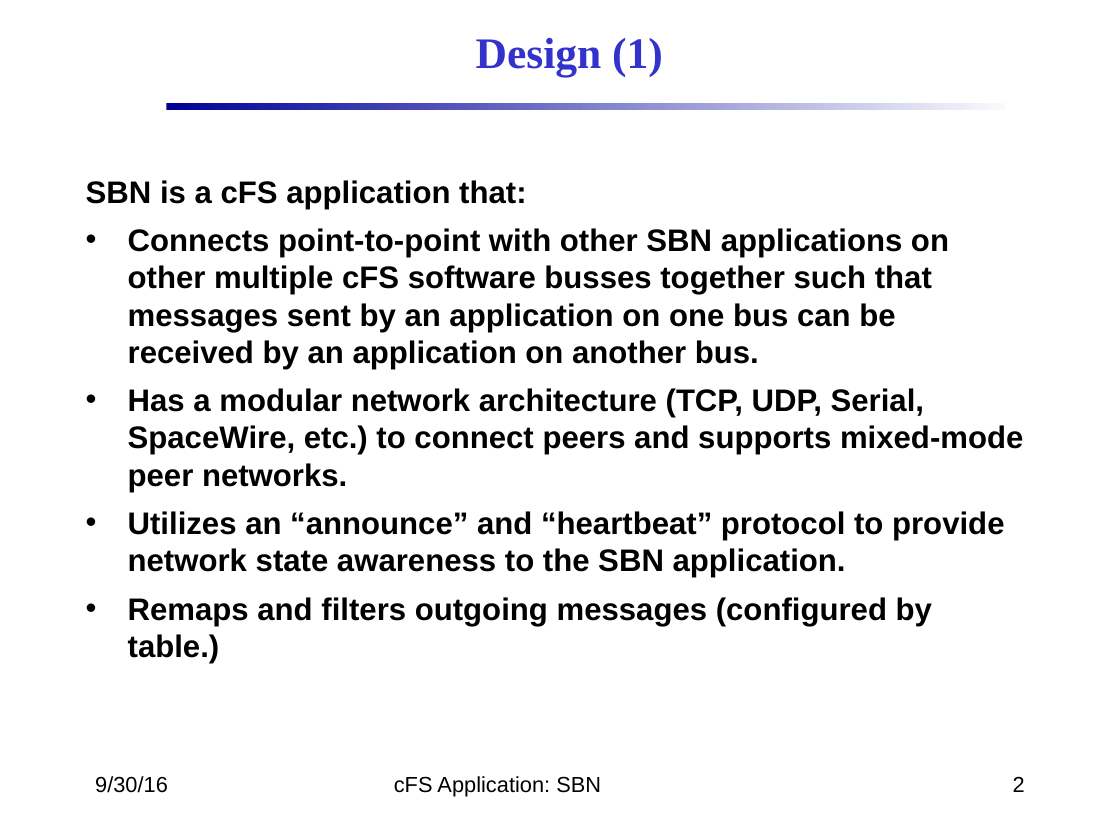
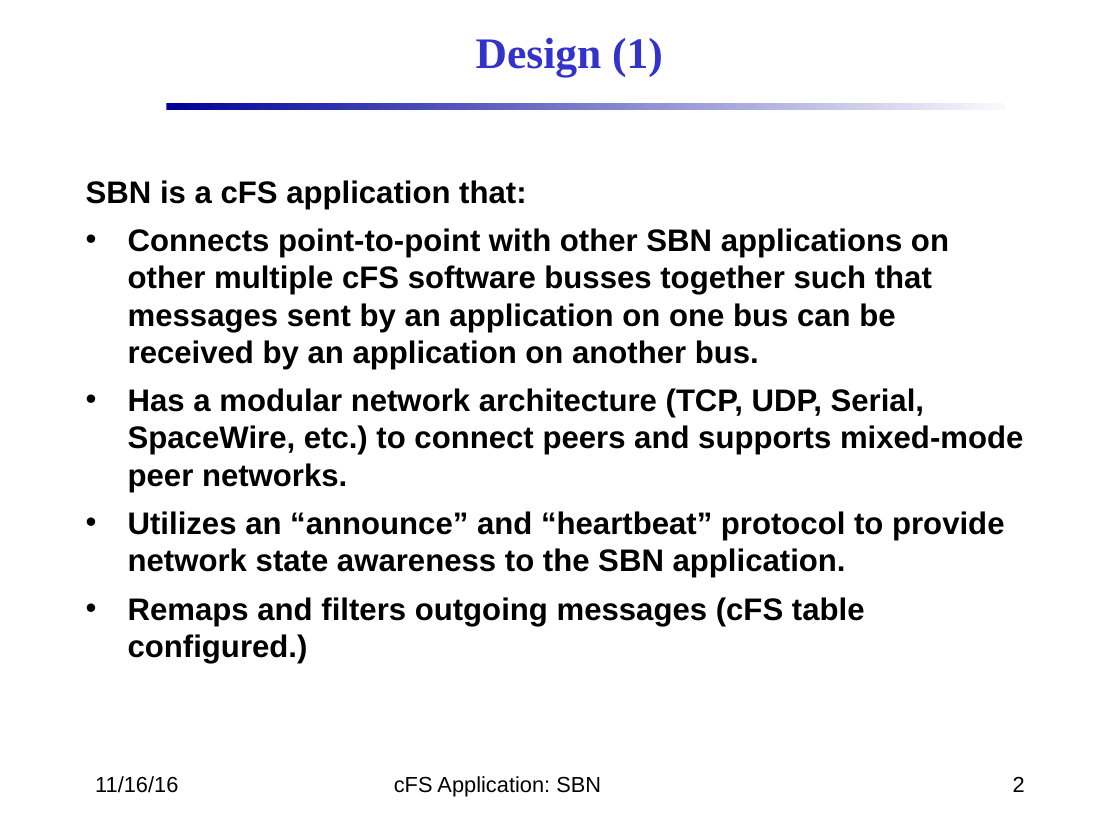
Before and after one commit to nasa/SBN, a slide deck: slide 2 of docs/SBN_Design.pptx. Drawn at 1120x840 pixels with LibreOffice and Linux fonts; fonts in the diff are those of the drawing; background and template pictures are left out. Boxes give left, top, right and bottom in pixels: in the first picture for what was removed or moved away, otherwise in the second. Text is boxed around its words. In the diff, an @@ line names an element or a change of style, - is before the commit and + after.

```diff
--- a/docs/SBN_Design.pptx
+++ b/docs/SBN_Design.pptx
@@ text at <box>128,597,865,663</box>: text changed @@
-• Remaps and filters outgoing messages (configured by table.)
+• Remaps and filters outgoing messages (cFS table configured.)
@@ text at <box>95,776,178,793</box>: text changed @@
-9/30/16
+11/16/16
```
Also in this commit, not shown: 16 other slides changed.
